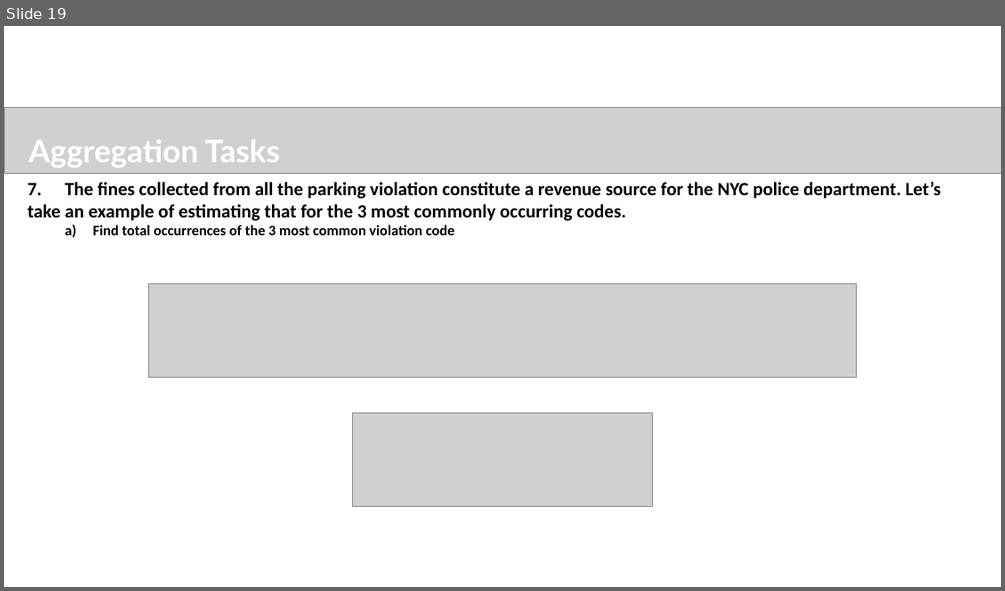
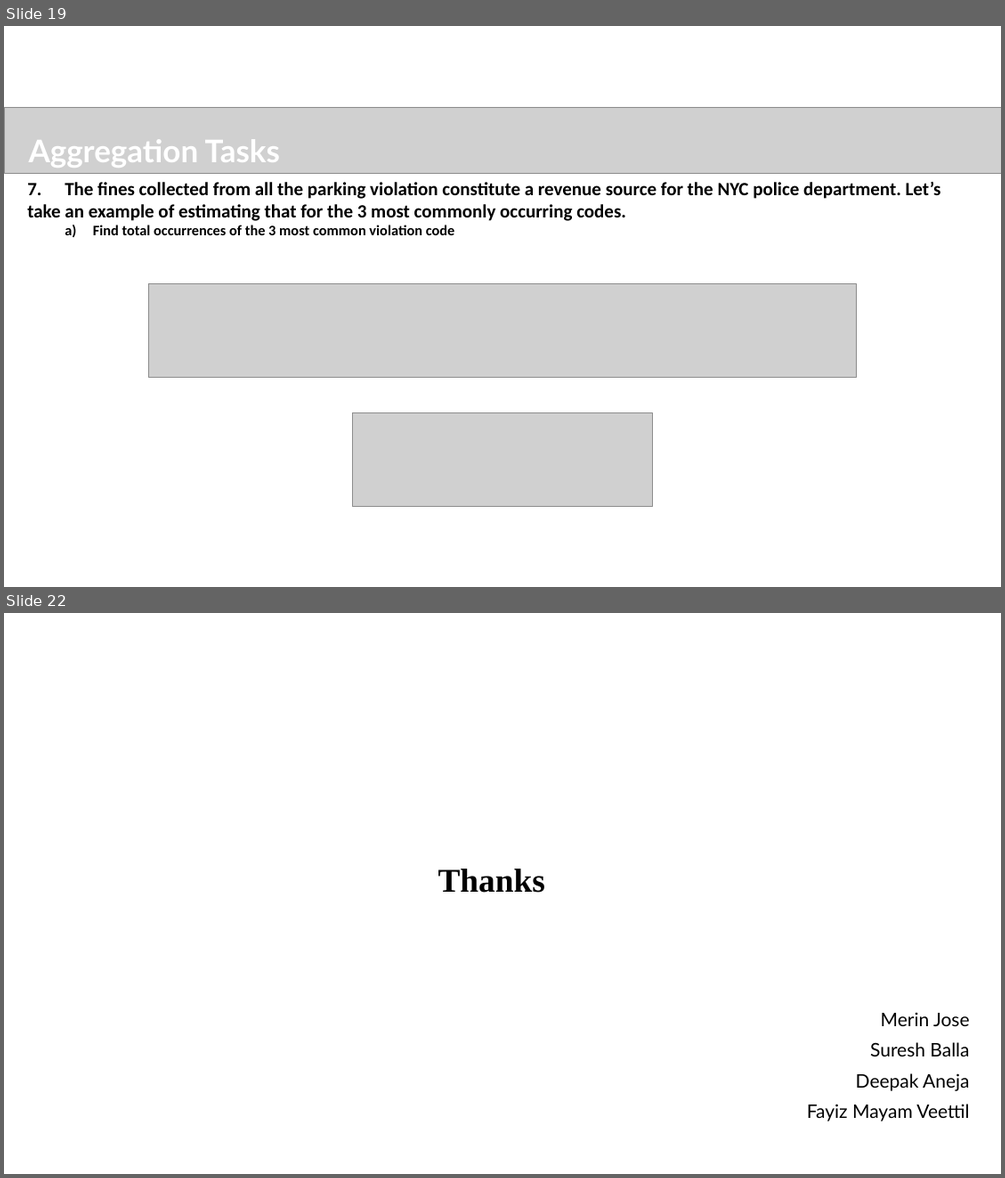
Before and after one commit to sureshballa/data-science-projects, a slide deck: NYC Parking Tickets EDA/FayizMayamVeettil_DDA1730041_main.pptx. Shown one above the other, each under a label of ours: slide 19 before the commit, slides 19 and 22 after it; the slides between them are not shown. The pictures are 1005x591 and 1005x1178 pixels, drawn with LibreOffice and Linux fonts; fonts in the diff are those of the drawing; grey boxes stand for pictures; background and template pictures are left out. Boxes give left, top, right and bottom in pixels: in the first picture for what was removed or moved away, otherwise in the second. Text is boxed around its words. In the diff, an @@ line names an element or a change of style, - is before the commit and + after.

```diff
--- a/NYC Parking Tickets EDA/FayizMayamVeettil_DDA1730041_main.pptx
+++ b/NYC Parking Tickets EDA/FayizMayamVeettil_DDA1730041_main.pptx
@@ slide 22 added at [4,613,1001,1174], background #FFFFFF @@
@@ title added at [438,868,545,892], 32 pt, text #000000, bold @@
+Thanks
@@ subtitle added at [807,1012,970,1121], 18 pt, text #000000 @@
+Merin Jose
+Suresh Balla
+Deepak Aneja
+Fayiz Mayam Veettil
```
Also in this commit, not shown: 7 slides changed, 1 other slide added, 2 other files.
